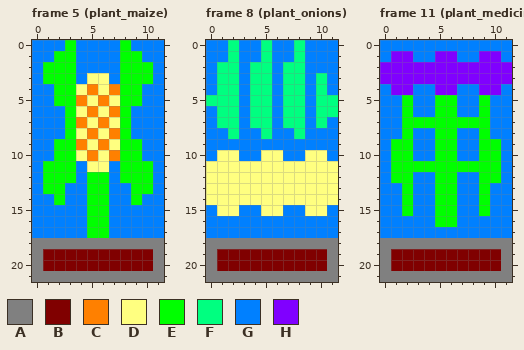
Two states of a pixel-art file, assets/aseprite/planetbase_plants_cpc_mode0.aseprite. That is the earlier state.
12x22 pixels, 12 frames. Shown: frame 5 (plant_maize), frame 8 (plant_onions), frame 11 (plant_medicinal). The commit also changed other frames, which this record leaves out.
Palette (. is transparent): A #808080  B #800000  C #ff8000  D #ffff80  E #00ff00  F #00ff80  G #0080ff  H #8000ff
And afterwards:
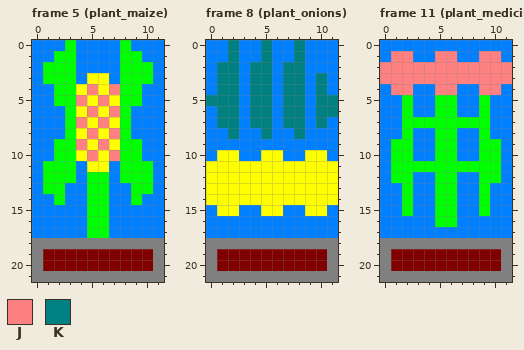
Colours new in this view: J #ff8080  K #008080
The edit:
@@ palette @@
-D #ffff80
+D #ffff00
--- frame 5 (plant_maize)
@@ x 2..9 @@
  3 EEGDDGEE
- 4 EEDCDCEE
- 5 EECDCDEE
- 6 GEDCDCEG
- 7 GECDCDEG
- 8 GEDCDCEG
- 9 EECDCDEE
-10 EEDCDCEE
+ 4 EEDJDJEE
+ 5 EEJDJDEE
+ 6 GEDJDJEG
+ 7 GEJDJDEG
+ 8 GEDJDJEG
+ 9 EEJDJDEE
+10 EEDJDJEE
 11 EEGDDGEE
--- frame 8 (plant_onions)
@@ x 0..11 @@
- 0 GGFGGFGGFGGG
- 1 GGFGGFGGFGGG
- 2 GFFGFFGFFGGG
- 3 GFFGFFGFFGFG
- 4 GFFGFFGFFGFG
- 5 FFFGFFGFFGFF
- 6 GFFGFFGFFGFF
- 7 GFFGFFGFFGFG
- 8 GGFGGFGGFGGG
+ 0 GGKGGKGGKGGG
+ 1 GGKGGKGGKGGG
+ 2 GKKGKKGKKGGG
+ 3 GKKGKKGKKGKG
+ 4 GKKGKKGKKGKG
+ 5 KKKGKKGKKGKK
+ 6 GKKGKKGKKGKK
+ 7 GKKGKKGKKGKG
+ 8 GGKGGKGGKGGG
  9 GGGGGGGGGGGG
--- frame 11 (plant_medicinal)
@@ x 0..11 @@
  0 GGGGGGGGGGGG
- 1 GHHGGHHGGHHG
- 2 HHHHHHHHHHHH
- 3 HHHHHHHHHHHH
- 4 GHHGGHHGGHHG
+ 1 GJJGGJJGGJJG
+ 2 JJJJJJJJJJJJ
+ 3 JJJJJJJJJJJJ
+ 4 GJJGGJJGGJJG
  5 GGEGGEEGGEGG
Changed places in both pictures, as pixel boxes (x1, y1, x2, y2):
changed: (76, 73, 120, 172)
changed: (206, 40, 338, 216)
changed: (380, 51, 512, 95)
